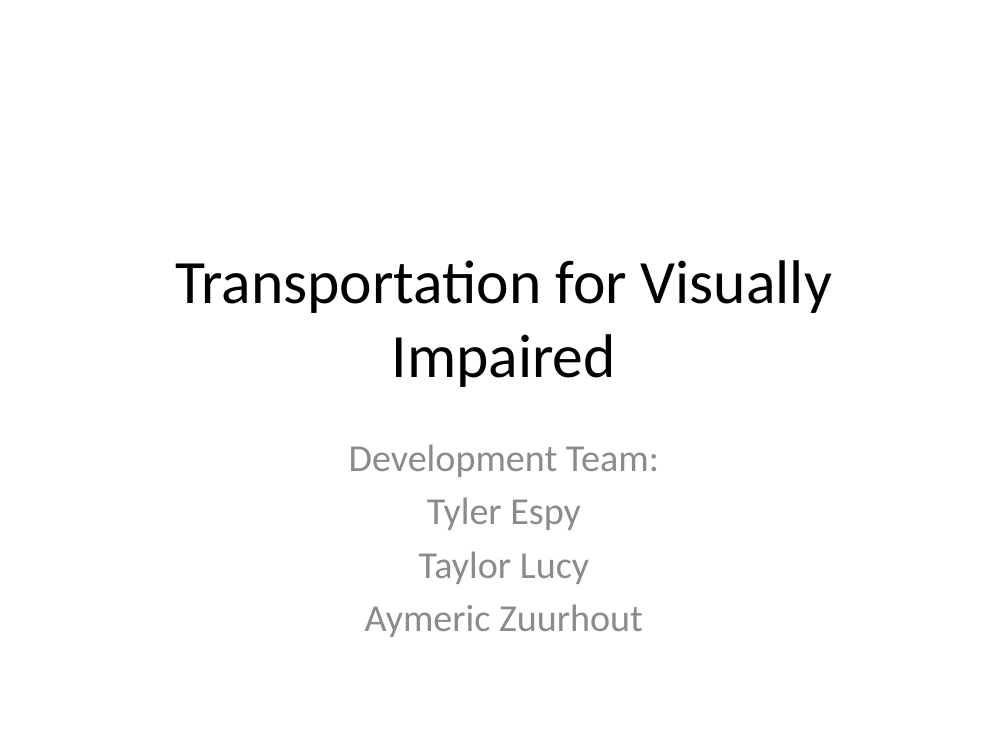
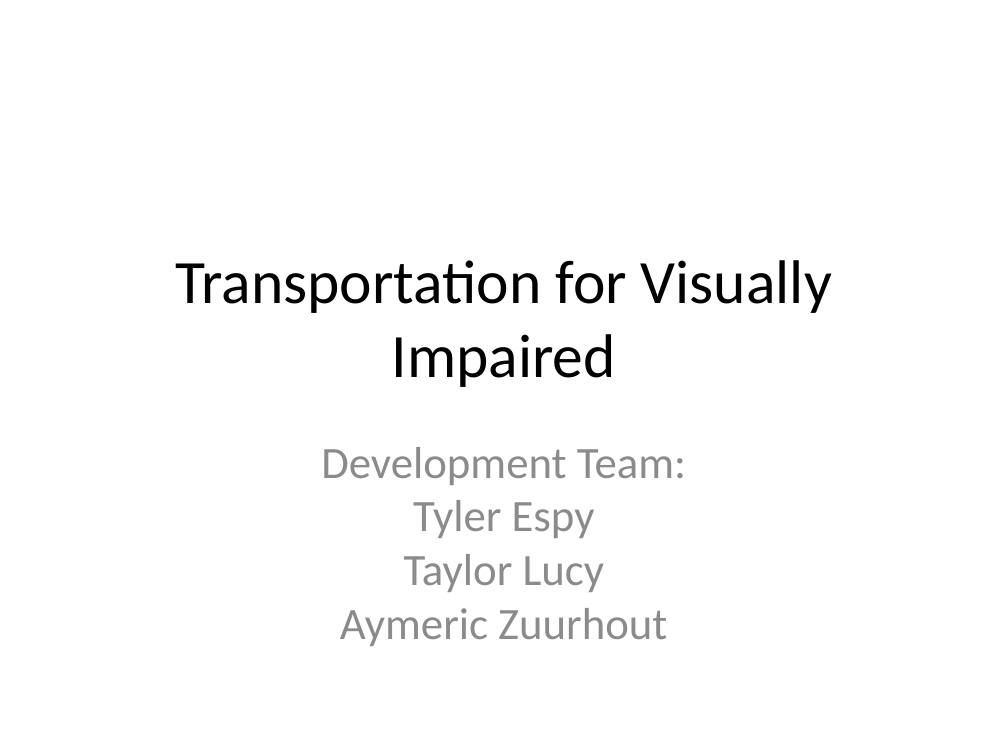
Before and after one commit to telepresencebot2/Transportation-For-Visually-Impaired, a slide deck: slide 1 of Cycle2DOC/CycleTwoPresentation.pptx. Drawn at 1008x756 pixels with LibreOffice and Linux fonts; fonts in the diff are those of the drawing; background and template pictures are left out. Boxes give left, top, right and bottom in pixels: in the first picture for what was removed or moved away, otherwise in the second. Text is boxed around its words. In the diff, an @@ line names an element or a change of style, - is before the commit and + after.

```diff
--- a/Cycle2DOC/CycleTwoPresentation.pptx
+++ b/Cycle2DOC/CycleTwoPresentation.pptx
@@ text "Development Team:" at <box>321,447,686,646</box>: size 27.2 to 32 pt, text colour #8C8C8C to #8B8B8B; less space between paragraphs @@
```
Also in this commit, not shown: 14 other slides changed.
